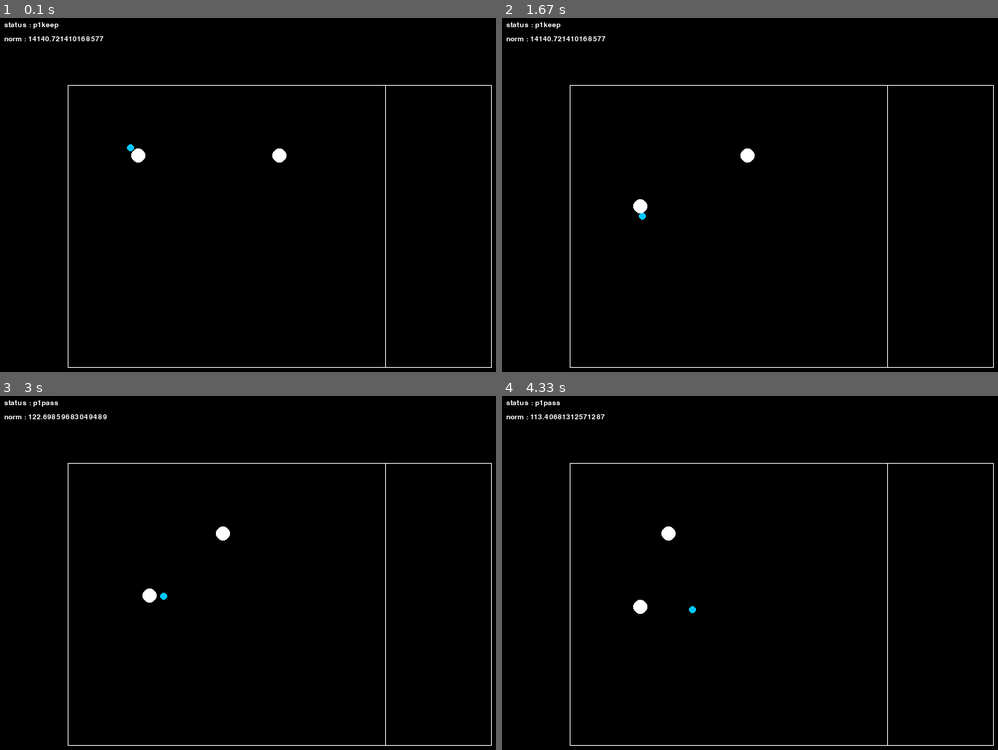
Above: before the commit, frames 1-4 (two rows, left to right).
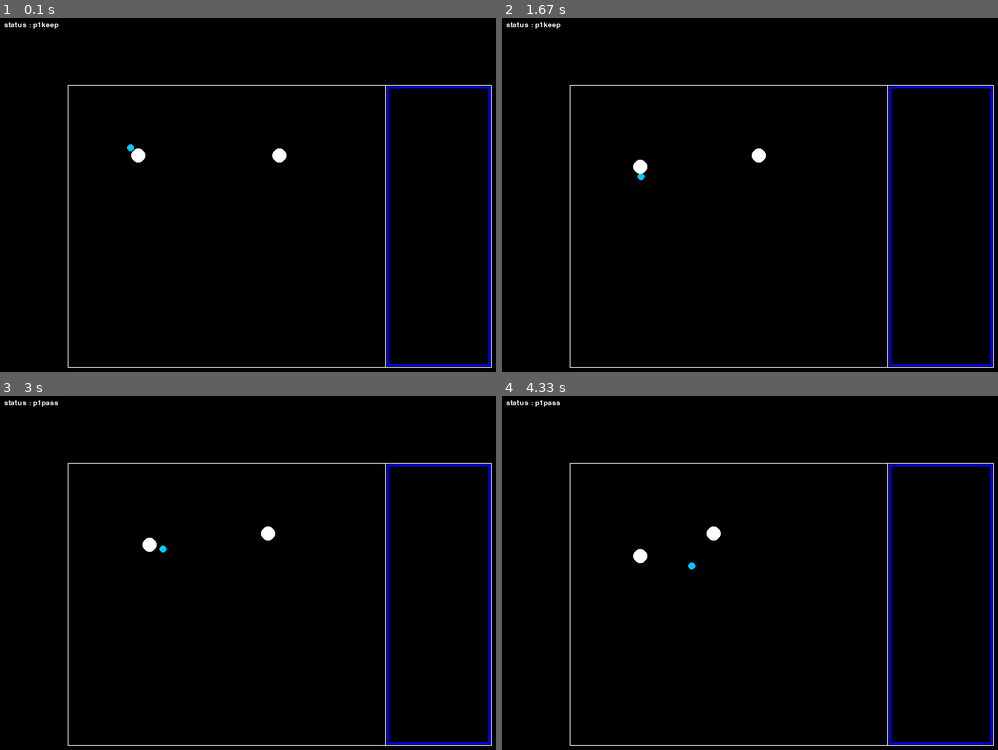
Above: after the commit, the same moments.

Repository: Masan-k/hi-sp-judge
Game: pygame game, started from bin/hi-sp-judge.py
The game is run twice, just before and just after one commit, with the same random seed, the same clock (stepped at 60 frames per second) and the same inputs.
Inputs (mouse positions are in pixels of both pictures, inside the frame that each line leads up to):
- Up to frame 1 (0.1 s): no input
- Up to frame 2 (1.67 s): hold J 0.33-0.8 s; hold D 0.33-0.8 s; move the mouse to (759, 244) at 0.37 s; hold 1 0.83-1.3 s; hold D 0.83-1.3 s; move the mouse to (963, 216) at 0.87 s; tap J at 0.9, 1.2, 1.4 s; tap I at 0.98 s; hold L from 1.33 s (still down); hold D from 1.33 s (still down); move the mouse to (645, 230) at 1.37 s; tap K at 1.48 s
- Up to frame 3 (3 s): tap J at 1.7, 2.9 s; release L at 1.8 s; release D at 1.8 s; tap 1 at 1.83 s; click (outside the picture) at 2.22 s; tap F at 2.5 s; hold D from 2.83 s (still down)
- Up to frame 4 (4.33 s): tap J at 3.2, 3.4, 3.7, 3.9, 4.2 s; release D at 3.3 s; hold D 3.33-3.8 s; tap I at 3.48 s; hold A from 3.83 s (still down); tap K at 3.98 s

The runs differ from the first frame. In frame 1, 1.1% of the frame differs, in the area x 0-99%, y 5-99%; in frame 2, 1.4%; in frame 3, 1.5%; in frame 4, 1.5%.

Commit message:
add getPoint method

Diff:
--- a/bin/hi-sp-judge.py
+++ b/bin/hi-sp-judge.py
@@ -4,7 +4,7 @@
 import math
 import keyboard
 import numpy as np
-
+import copy
 SCREEN_SIZE = (800, 600)
 FIELD_WIDTH = 600
 FIELD_HEIGHT = 400
@@ -16,8 +16,8 @@
 GOAL_ARIA_WIDTH = 150
 
 BALL_RADIUS = 5
+
 ball_pos = [150,150]
-
 p1_pos = [200,200]
 p2_pos = [400,200]
 
@@ -28,15 +28,21 @@
 screen = pygame.display.set_mode(SCREEN_SIZE)
 pygame.display.set_caption("HI-SP-JUDGE")
 
-
 font = pygame.font.Font(None,15)
-status = "p1keep"
+status = "init"
 ballPassPos = [0,0]
 ballPassPosX = 0
 ballPassPosY = 0
 ballMoveDistance = [0,0]
 
 while True:
+
+  if status == 'init':
+    status = 'p1keep'
+    ball_pos = [150,150]
+    p1_pos = [200,200]
+    p2_pos = [400,200]
+
   screen.fill((0,0,0))
   #------------
   #コートの描画
@@ -49,6 +55,38 @@
   pygame.draw.line(screen, (255,255,255), (INIT_X, INIT_Y + FIELD_HEIGHT), (INIT_X, INIT_Y))
   pygame.draw.line(screen, (255,255,255), (INIT_X + FIELD_WIDTH - GOAL_ARIA_WIDTH, INIT_Y), (INIT_X + FIELD_WIDTH - GOAL_ARIA_WIDTH, INIT_Y + FIELD_HEIGHT))
 
+  pygame.draw.line(screen, (0,0,255),
+                   (INIT_X + FIELD_WIDTH - GOAL_ARIA_WIDTH + 3, INIT_Y + 3),
+                   (INIT_X + FIELD_WIDTH - 3, INIT_Y + 3),width=3)
+
+  pygame.draw.line(screen, (0,0,255),
+                   (INIT_X + FIELD_WIDTH - 3, INIT_Y + 3),
+                   (INIT_X + FIELD_WIDTH - 3, INIT_Y + FIELD_HEIGHT - 3),width=3)
+  pygame.draw.line(screen, (0,0,255),
+                   (INIT_X + FIELD_WIDTH - 3, INIT_Y + FIELD_HEIGHT - 3),
+                   (INIT_X + FIELD_WIDTH - GOAL_ARIA_WIDTH + 3,
+                   INIT_Y + FIELD_HEIGHT - 3),width=3)
+  pygame.draw.line(screen, (0,0,255),
+                   (INIT_X + FIELD_WIDTH  - GOAL_ARIA_WIDTH + 3,
+                    INIT_Y + FIELD_HEIGHT - 3),
+                   (INIT_X + FIELD_WIDTH - GOAL_ARIA_WIDTH + 3, INIT_Y + 3)
+                  ,width=3)
+##  pygame.draw.rect(screen, (0,0,255), (100,100,200,200))
+
+  #---------------------
+  #ボールコート外判定
+  #---------------------
+  #screen.blit(font.render('ballPassPosX : ' + str(ballPassPosX) , True, (255, 255, 255)), [10, 50])
+  #screen.blit(font.render('INIT_X : ' + str(INIT_X) , True, (255, 255, 255)), [10, 70])
+  if status == 'p1pass' or status == 'p2pass':
+    if ballPassPosX + BALL_RADIUS < INIT_X or \
+       ballPassPosY + BALL_RADIUS < INIT_Y or \
+       ballPassPosX - BALL_RADIUS > INIT_X + FIELD_WIDTH or \
+       ballPassPosY - BALL_RADIUS > INIT_Y + FIELD_HEIGHT:
+      status = 'offCourt'
+  if status == 'offCourt':
+    pygame.draw.circle(screen, (255, 0,0), [ballPassPosX,ballPassPosY] , BALL_RADIUS)
+
   #---------------------------------
   #ボールの描画(保持時)
   #---------------------------------
@@ -69,8 +107,10 @@
       ballY = sin * (P_RADIUS + BALL_RADIUS)
     else: ballY = 0
 
-    if mouseX - pPos[0] < 0: ballX = -ballX
-    if mouseX - pPos[0] < 0: ballY = -ballY
+    if mouseX - pPos[0] < 0:
+      ballX = -ballX
+      ballY = -ballY
+
     ball_pos[0] = pPos[0] + ballX
     ball_pos[1] = pPos[1] - ballY
 
@@ -83,24 +123,35 @@
   pygame.draw.circle(screen, (255,255,255), p2_pos , P_RADIUS)
 
   #---------------------
-  #ボールの描画（パス時)
+  #ボールの描画
   #---------------------
   if status == "p1pass" or status == "p2pass" :
     ballPassPosX = ballPassPosX + ballMoveDistance[0]
     ballPassPosY = ballPassPosY + ballMoveDistance[1]
     pygame.draw.circle(screen, (0,200,255), [ballPassPosX,ballPassPosY] , BALL_RADIUS)
 
-  a = [9999,9999]
-  if status == 'p1pass': a = np.array(p2_pos)
-  if status == 'p2pass': a = np.array(p1_pos)
-
-  #a = np.array(p2_pos)
-  b = np.array([ballPassPosX, ballPassPosY])
-  norm = np.linalg.norm(a-b)
-  screen.blit(font.render('norm : ' + str(norm), True, (255, 255, 255)), [10, 30])
-  if norm <= BALL_RADIUS + P_RADIUS:
-    if status == 'p1pass': status = 'p2keep'
-    if status == 'p2pass': status = 'p1keep'
+  #---------------------
+  #ボールのキャッチ判定
+  #---------------------
+  if status == 'p1pass' or status == 'p2pass':
+
+    playerPos = [9999,9999]
+    if status == 'p1pass': playerPos = np.array(p2_pos)
+    elif status == 'p2pass': playerPos = np.array(p1_pos)
+
+    ballPos = np.array([ballPassPosX, ballPassPosY])
+    norm = np.linalg.norm(playerPos - ballPos)
+    #screen.blit(font.render('norm : ' + str(norm), True, (255, 255, 255)), [10, 30])
+    if norm <= BALL_RADIUS + P_RADIUS:
+      if status == 'p1pass':status = 'p2keep'
+      elif status == 'p2pass':status = 'p1keep'
+
+      # 得点判定
+      if ballPassPosX >= INIT_X + FIELD_WIDTH - GOAL_ARIA_WIDTH \
+         and ballPassPosX <= INIT_X + FIELD_WIDTH \
+         and ballPassPosY >= INIT_Y \
+         and ballPassPosY <= INIT_Y + FIELD_HEIGHT:
+        status = 'getPoint'
 
   pygame.display.update()
 
@@ -137,31 +188,35 @@
         sys.exit()
 
       #player1の操作
-      if pygame.key.name(event.key) == 's' or pygame.key.name(event.key) == 'a':
+      if (pygame.key.name(event.key) == 's' or pygame.key.name(event.key) == 'a') and status != 'p1keep':
         pressKeyMode = "left"
         pressKeyPlayer = 1
-      elif pygame.key.name(event.key) == 'f':
+      elif pygame.key.name(event.key) == 'f' and status != 'p1keep':
         pressKeyMode = "right"
         pressKeyPlayer = 1
-      elif pygame.key.name(event.key) == 'e':
+      elif pygame.key.name(event.key) == 'e' and status != 'p1keep':
         pressKeyMode = "up"
         pressKeyPlayer = 1
-      elif pygame.key.name(event.key) == 'd':
+      elif pygame.key.name(event.key) == 'd' and status != 'p1keep':
         pressKeyMode = "down"
         pressKeyPlayer = 1
      #player2の操作
-      elif pygame.key.name(event.key) == 'j':
+      elif pygame.key.name(event.key) == 'j' and status != 'p2keep':
         pressKeyMode = "left"
         pressKeyPlayer = 2
-      elif pygame.key.name(event.key) == ';' or pygame.key.name(event.key) == 'l':
+      elif (pygame.key.name(event.key) == ';' or pygame.key.name(event.key) == 'l') and status != 'p2keep':
         pressKeyMode = "right"
         pressKeyPlayer = 2
-      elif pygame.key.name(event.key) == 'i':
+      elif pygame.key.name(event.key) == 'i' and status != 'p2keep':
         pressKeyMode = "up"
         pressKeyPlayer = 2
-      elif pygame.key.name(event.key) == 'k':
+      elif pygame.key.name(event.key) == 'k' and status != 'p2keep':
         pressKeyMode = "down"
         pressKeyPlayer = 2
+
+      elif pygame.key.name(event.key) == '1':
+        #リスタート
+        status = 'init'
 
       else:
         pressKeyMode = ""
Not shown, changed: doc/フロー図
Not shown, changed: doc/memo.md
